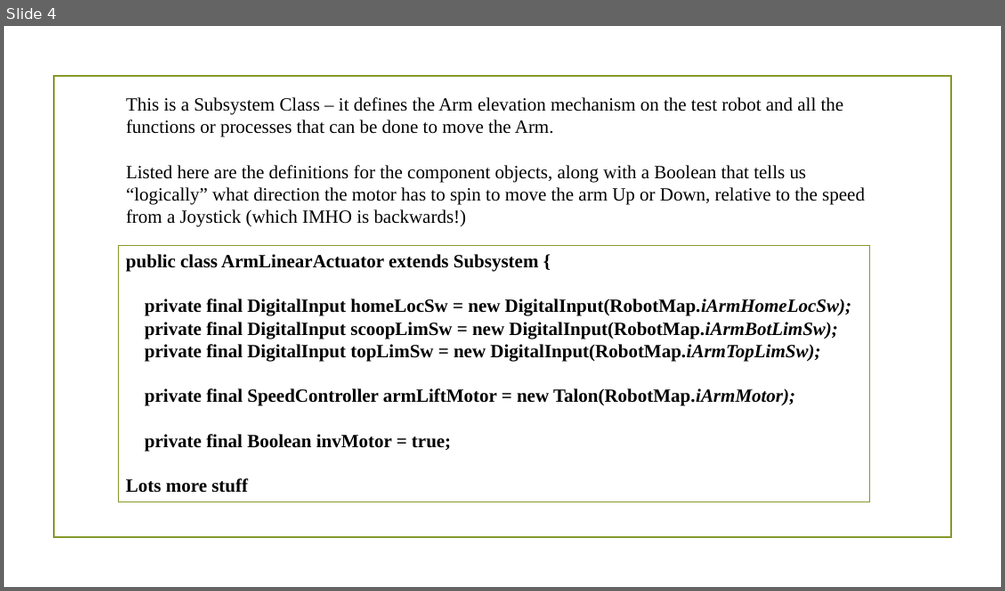
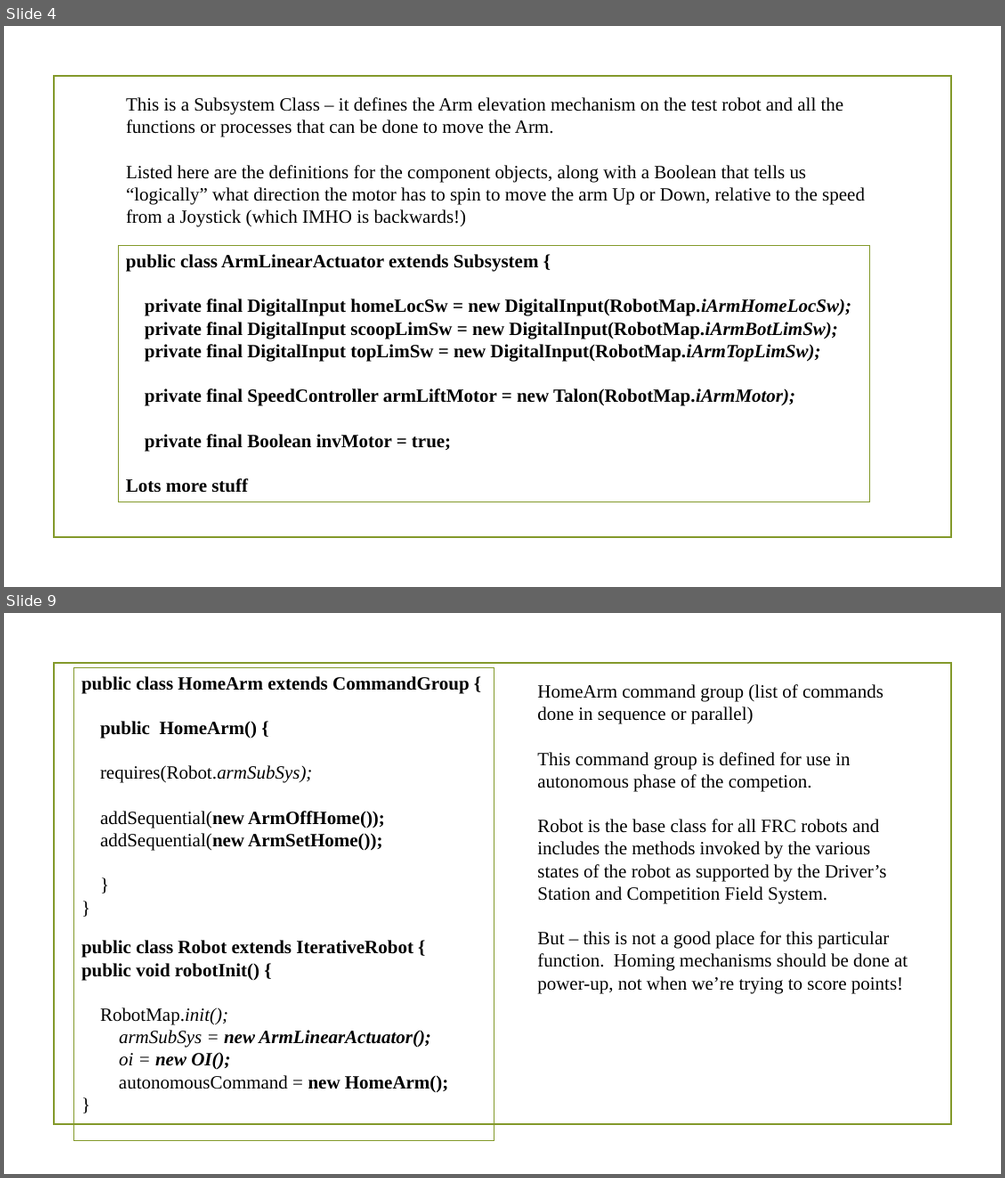
Before and after one commit to 4662FRCRobotics/Training, a slide deck: Object Oriented Programming FRC Context ArmSystem P2.pptx. Shown one above the other, each under a label of ours: slide 4 before the commit, slides 4 and 9 after it; the slides between them are not shown. The pictures are 1005x591 and 1005x1178 pixels, drawn with LibreOffice and Linux fonts; fonts in the diff are those of the drawing; background and template pictures are left out. Boxes give left, top, right and bottom in pixels: in the first picture for what was removed or moved away, otherwise in the second. Text is boxed around its words. In the diff, an @@ line names an element or a change of style, - is before the commit and + after.

Commit message:
Add eclipse presentations
eclipse screen shots presentations
ArmSystem p2 initialize example

```diff
--- a/Object Oriented Programming FRC Context ArmSystem P2.pptx
+++ b/Object Oriented Programming FRC Context ArmSystem P2.pptx
@@ slide 9 added at (4, 613, 1001, 1174), background picture (left out); not listed: 1 template element that a slide beside it also shows @@
@@ rectangle added at (74, 667, 494, 1141), outline #83992A 0.75 pt, 18 pt, text #000000, bold @@
+public class HomeArm extends CommandGroup {
+public HomeArm() {
+requires(Robot.armSubSys);
+addSequential(new ArmOffHome());
+addSequential(new ArmSetHome());
+}
+}
+public class Robot extends IterativeRobot {
+public void robotInit() {
+RobotMap.init();
+armSubSys = new ArmLinearActuator();
+oi = new OI();
+autonomousCommand = new HomeArm();
+}
@@ text added at (537, 684, 907, 993), 18 pt, text #000000 @@
+HomeArm command group (list of commands done in sequence or parallel)
+This command group is defined for use in autonomous phase of the competion.
+Robot is the base class for all FRC robots and includes the methods invoked by the various states of the robot as supported by the Driver’s Station and Competition Field System.
+But – this is not a good place for this particular function. Homing mechanisms should be done at power-up, not when we’re trying to score points!
```
Also in this commit, not shown: 4 slides changed, 3 other slides added, 3 slides removed, 4 other files.
